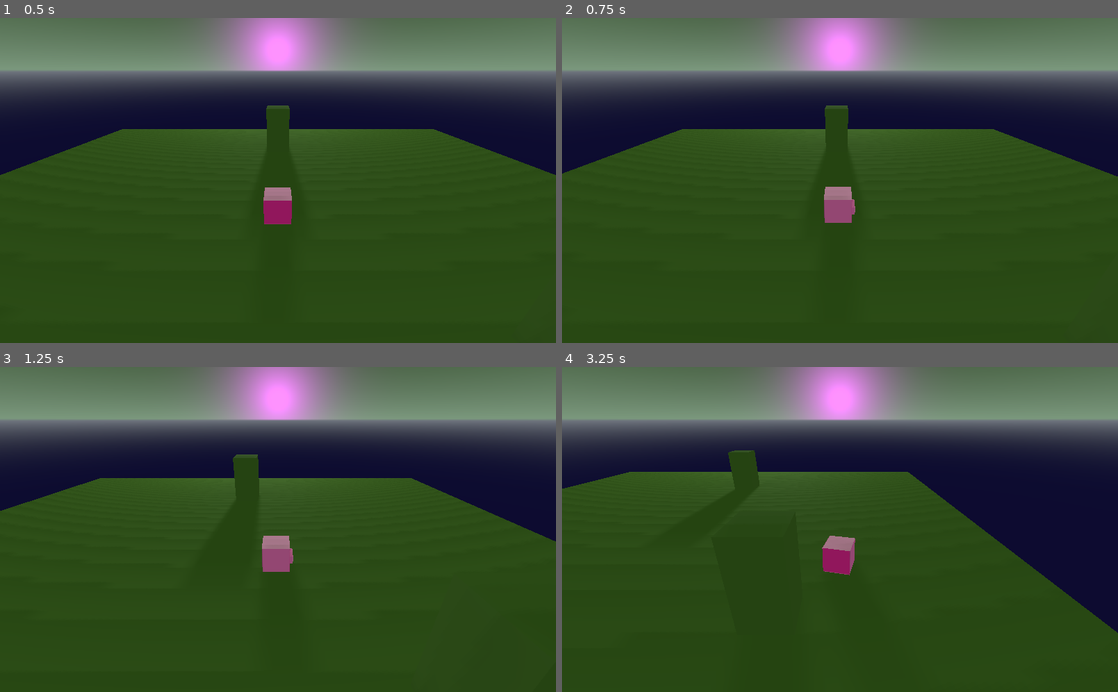
Above: before the commit, frames 1-4 (two rows, left to right).
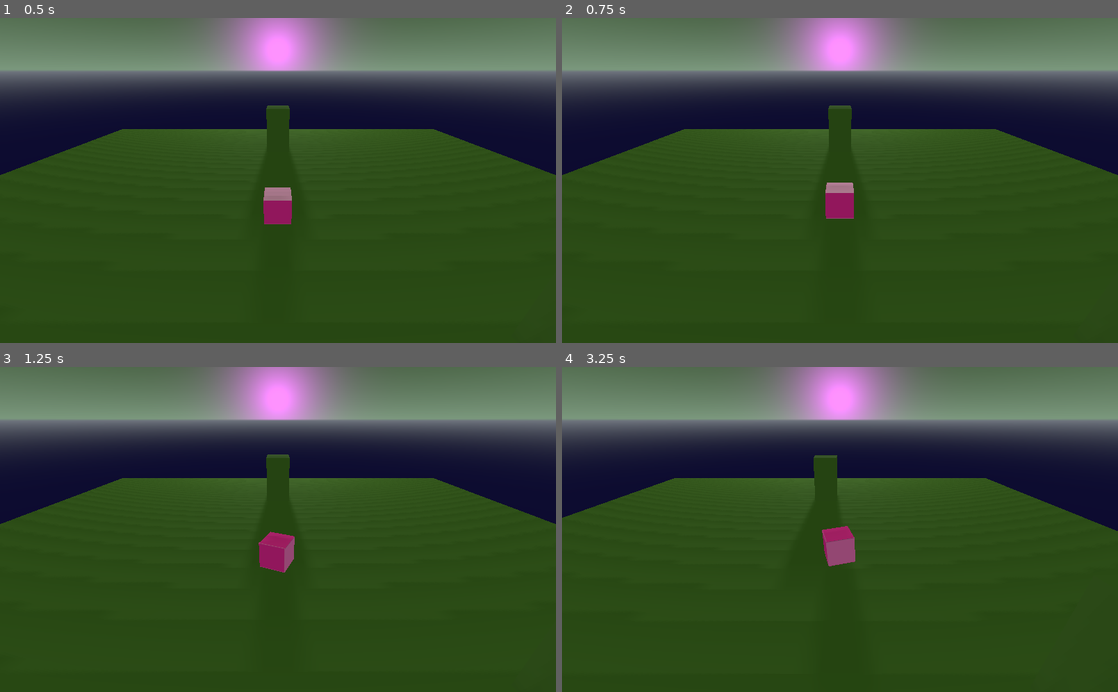
Above: after the commit, the same moments.

Repository: efraser5005/GGJ2023
Game: Godot game, scene res://PlayScene.tscn
The game is run twice, just before and just after one commit, with the same random seed, the same clock (stepped at 60 frames per second) and the same inputs.
Inputs:
- Up to frame 1 (0.5 s): no input
- Up to frame 2 (0.75 s): tap Enter (ui_accept) at 0.5 s; hold Right (ui_right) from 0.53 s (still down); hold Enter (ui_accept) from 0.53 s (still down)
- Up to frame 3 (1.25 s): keep holding Right (ui_right); keep holding Enter (ui_accept)
- Up to frame 4 (3.25 s): release Right (ui_right) at 1.28 s; release Enter (ui_accept) at 1.28 s; hold Down (ui_down) 1.28-2.03 s; tap Enter (ui_accept) at 1.35, 1.52, 1.82, 2.85, 3.02 s; hold Right (ui_right) 2.03-2.78 s; hold Enter (ui_accept) 2.03-2.78 s; hold Up (ui_up) from 2.78 s (still down)

Frame 1 is identical in both runs. In frame 2, 0.9% of the frame differs, in the area x 0-100%, y 26-64%; in frame 3, 3.1%; in frame 4, 10%, in the area x 0-100%, y 25-82%.

Commit message:
Add pig jumping animation

Diff:
--- /dev/null
+++ b/godot_project/JumpStomp.tres
@@ -0,0 +1,66 @@
+[gd_resource type="Animation" format=2]
+
+[resource]
+resource_name = "JumpStomp"
+length = 1.9
+step = 0.01
+tracks/0/type = "bezier"
+tracks/0/path = NodePath("MeshAnchor/MeshAnimationAnchor:translation:x")
+tracks/0/interp = 1
+tracks/0/loop_wrap = true
+tracks/0/imported = false
+tracks/0/enabled = true
+tracks/0/keys = {
+"points": PoolRealArray(  ),
+"times": PoolRealArray(  )
+}
+tracks/1/type = "bezier"
+tracks/1/path = NodePath("MeshAnchor/MeshAnimationAnchor:translation:y")
+tracks/1/interp = 1
+tracks/1/loop_wrap = true
+tracks/1/imported = false
+tracks/1/enabled = true
+tracks/1/keys = {
+"points": PoolRealArray( 0, -0.25, 0, 0.25, 0, 0.5, -0.25, 0, 0.25, 0, 0, -0.25, 0, 0.25, 0, 0, -0.25, 0, 0.25, 0, 0.5, -0.25, 0, 0.25, 0, 0, -0.25, 0, 0.25, 0 ),
+"times": PoolRealArray( 0, 0.3, 0.54, 1.48, 1.63, 1.83 )
+}
+tracks/2/type = "bezier"
+tracks/2/path = NodePath("MeshAnchor/MeshAnimationAnchor:translation:z")
+tracks/2/interp = 1
+tracks/2/loop_wrap = true
+tracks/2/imported = false
+tracks/2/enabled = true
+tracks/2/keys = {
+"points": PoolRealArray(  ),
+"times": PoolRealArray(  )
+}
+tracks/3/type = "bezier"
+tracks/3/path = NodePath("MeshAnchor/MeshAnimationAnchor:rotation_degrees:x")
+tracks/3/interp = 1
+tracks/3/loop_wrap = true
+tracks/3/imported = false
+tracks/3/enabled = true
+tracks/3/keys = {
+"points": PoolRealArray( 0, -0.25, 0, 0.25, 0, -90, -0.25, 0, 0.25, 0, -90, -0.25, 0, 0.25, 0, 0, -0.25, 0, 0.25, 0 ),
+"times": PoolRealArray( 0.15, 0.46, 1.53, 1.73 )
+}
+tracks/4/type = "bezier"
+tracks/4/path = NodePath("MeshAnchor/MeshAnimationAnchor:rotation_degrees:y")
+tracks/4/interp = 1
+tracks/4/loop_wrap = true
+tracks/4/imported = false
+tracks/4/enabled = true
+tracks/4/keys = {
+"points": PoolRealArray( 0, -0.25, 0, 0.25, 0, -25, -0.25, 0, 0.25, 0, 25, -0.25, 0, 0.25, 0, -25, -0.25, 0, 0.25, 0, 0, -0.25, 0, 0.25, 0 ),
+"times": PoolRealArray( 0.64, 0.82, 1.04, 1.28, 1.48 )
+}
+tracks/5/type = "bezier"
+tracks/5/path = NodePath("MeshAnchor/MeshAnimationAnchor:rotation_degrees:z")
+tracks/5/interp = 1
+tracks/5/loop_wrap = true
+tracks/5/imported = false
+tracks/5/enabled = true
+tracks/5/keys = {
+"points": PoolRealArray(  ),
+"times": PoolRealArray(  )
+}
--- a/godot_project/PlayScene.tscn
+++ b/godot_project/PlayScene.tscn
@@ -1,10 +1,11 @@
-[gd_scene load_steps=11 format=2]
+[gd_scene load_steps=12 format=2]
 
 [ext_resource path="res://ground_material.tres" type="Material" id=1]
 [ext_resource path="res://CameraAnchor.gd" type="Script" id=2]
 [ext_resource path="res://PlayerControl.gd" type="Script" id=3]
 [ext_resource path="res://piggie_material.tres" type="Material" id=4]
 [ext_resource path="res://cubepig.obj" type="ArrayMesh" id=5]
+[ext_resource path="res://JumpStomp.tres" type="Animation" id=8]
 
 [sub_resource type="SphereShape" id=84]
 
@@ -41,15 +42,20 @@
 [node name="MeshAnchor" type="Spatial" parent="Player"]
 transform = Transform( 0.33, 0, 0, 0, 0.33, 0, 0, 0, 0.33, 0, 0, 0 )
 
-[node name="MeshInstance" type="MeshInstance" parent="Player/MeshAnchor"]
+[node name="MeshAnimationAnchor" type="Spatial" parent="Player/MeshAnchor"]
+
+[node name="MeshInstance" type="MeshInstance" parent="Player/MeshAnchor/MeshAnimationAnchor"]
 transform = Transform( -8.56817e-08, 0, 2, 0, 2, 0, -2, 0, -8.56817e-08, 0.980695, -1.10348, -0.856853 )
 mesh = ExtResource( 5 )
-skeleton = NodePath("../..")
+skeleton = NodePath("../../..")
 material/0 = ExtResource( 4 )
 
 [node name="CollisionShape" type="CollisionShape" parent="Player"]
 transform = Transform( 0.3, 0, 0, 0, 0.3, 0, 0, 0, 0.3, 0, 0, 0 )
 shape = SubResource( 84 )
+
+[node name="AnimationPlayer" type="AnimationPlayer" parent="Player"]
+anims/JumpStomp = ExtResource( 8 )
 
 [node name="Ground" type="RigidBody" parent="."]
 mode = 1
@@ -95,3 +101,6 @@
 light_indirect_energy = 16.0
 shadow_enabled = true
 omni_range = 28.9709
+
+[connection signal="animation_finished" from="Player/AnimationPlayer" to="Player" method="_on_animation_finished"]
+[connection signal="animation_started" from="Player/AnimationPlayer" to="Player" method="_on_animation_started"]
--- a/godot_project/PlayerControl.gd
+++ b/godot_project/PlayerControl.gd
@@ -4,10 +4,15 @@
 var accel = 4
 var velocity_margin = 0.1
 
+var is_jumping = false
+
 func _ready():
 	linear_damp = 2
 
 func _physics_process(delta):
+	if is_jumping:
+		return
+
 	var heading = determine_heading()
 
 	add_central_force(heading * speed * accel)
@@ -19,7 +24,12 @@
 		)
 
 func _integrate_forces(state):
+	if is_jumping:
+		state.linear_velocity = Vector3()
+		return
+
 	state.linear_velocity = state.linear_velocity.limit_length(speed)
+
 
 func determine_heading():
 	var camera_to_player = global_transform.origin - $CameraAnchor/Camera.global_transform.origin
@@ -45,7 +55,25 @@
 	return heading.normalized()
 
 func _input(event):
+	if is_jumping:
+		return
+
 	if event.is_action_pressed("ui_rotate_left"):
 		$CameraAnchor.rotate_camera(-1)
 	elif event.is_action_pressed("ui_rotate_right"):
 		$CameraAnchor.rotate_camera(1)
+	elif event.is_action_pressed("ui_accept"):
+		$AnimationPlayer.play("JumpStomp")
+
+
+
+func _on_animation_started(anim_name):
+	if anim_name == "JumpStomp":
+		is_jumping = true
+	else:
+		is_jumping = false
+
+
+func _on_animation_finished(anim_name):
+	if anim_name == "JumpStomp":
+		is_jumping = false
